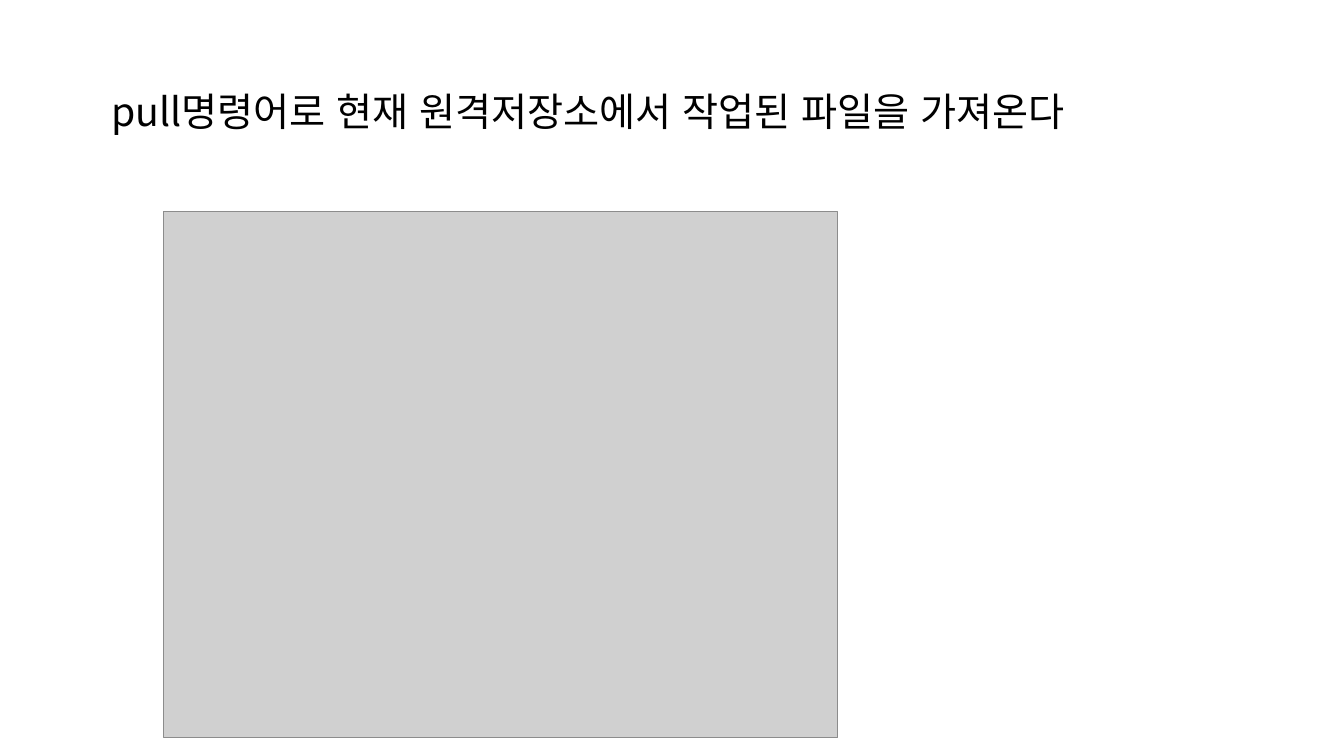
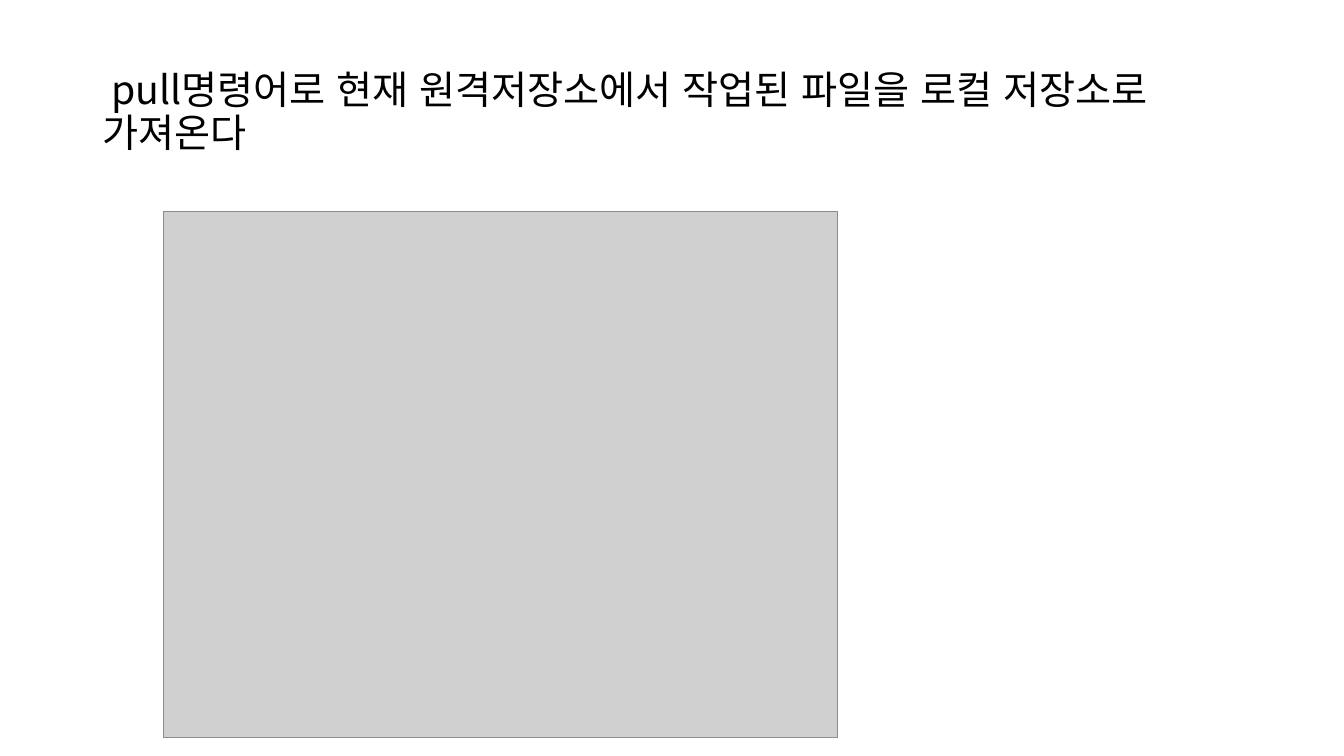
Before and after one commit to Kimxxunu/SW_777, a slide deck: slide 6 of 오픈소스 이해 7조 9주차 실습.pptx (slide 5 before the commit). Drawn at 1344x756 pixels with LibreOffice and Linux fonts; fonts in the diff are those of the drawing; grey boxes stand for pictures. Boxes give left, top, right and bottom in pixels: in the first picture for what was removed or moved away, otherwise in the second. Text is boxed around its words. In the diff, an @@ line names an element or a change of style, - is before the commit and + after.

```diff
--- a/오픈소스 이해 7조 9주차 실습.pptx
+++ b/오픈소스 이해 7조 9주차 실습.pptx
@@ title at bbox=[102, 71, 1147, 150]: text changed @@
-pull명령어로 현재 원격저장소에서 작업된 파일을 가져온다
+pull명령어로 현재 원격저장소에서 작업된 파일을 로컬 저장소로 가져온다
```
Also in this commit, not shown: 4 other slides changed, 5 slides added, 3 slides removed.
